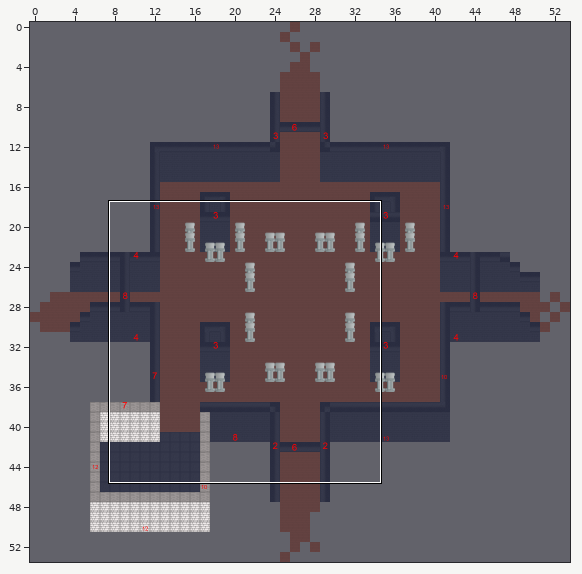
Tiled map -- Resources/level/Arena-1.3.tmx. Above: a wide view before the commit, with the close-up outlined.
Close-up. Before the edit:
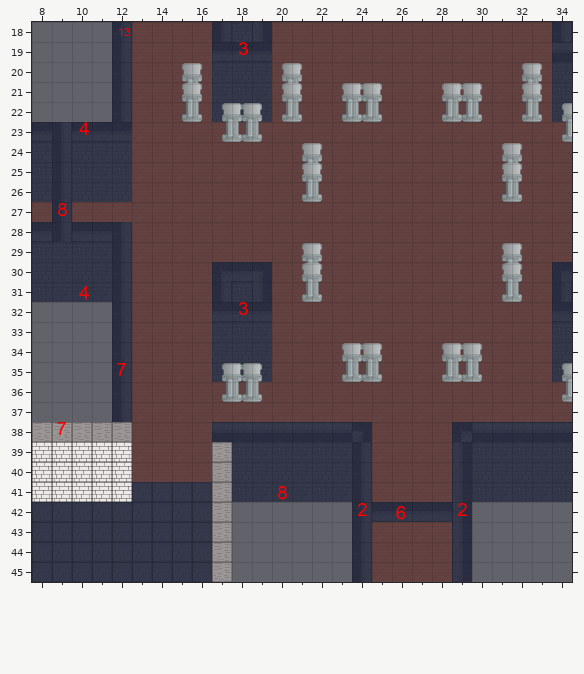
Cells are 64x64 px. Shown: x 8..34, y 18..45. The commit also changed other parts of the map, which this record leaves out.
The result:
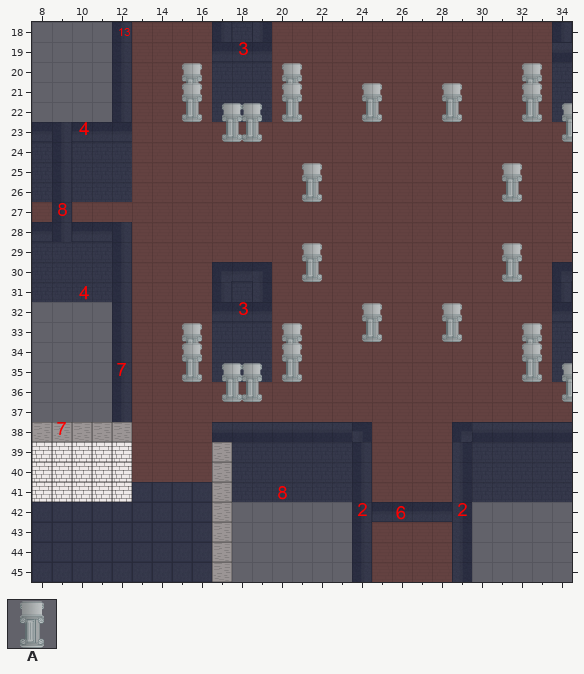
Key: from "128x128": A 0.
_ is an empty cell, . an unchanged one.
The exact change:
--- layer "Layer128"
@@ x 23..29 @@
-22 A.....A
+22 _....._
@@ x 21..31 @@
-25 A.........A
+25 _........._
@@ x 21..31 @@
-31 A.........A
+31 _........._
@@ x 15..32 @@
-33 ........._..._....
-34 _...._..........._
-35 _...._..AA...AA.._
+33 .........A...A....
+34 A....A...........A
+35 A....A..__...__..A
